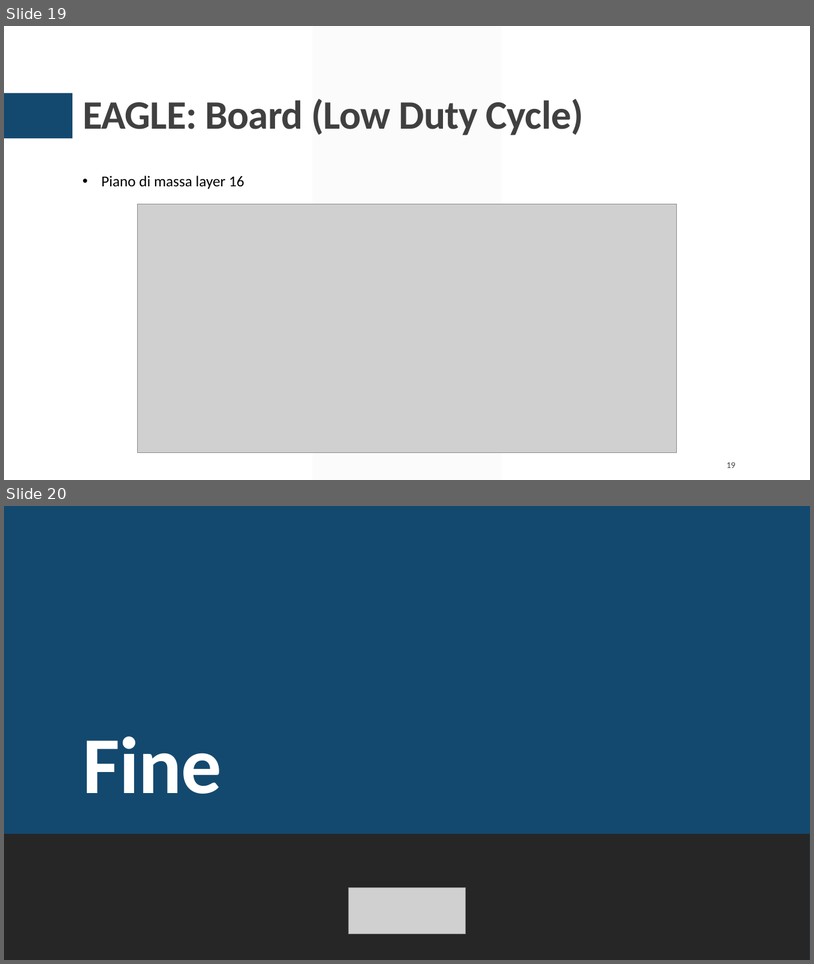
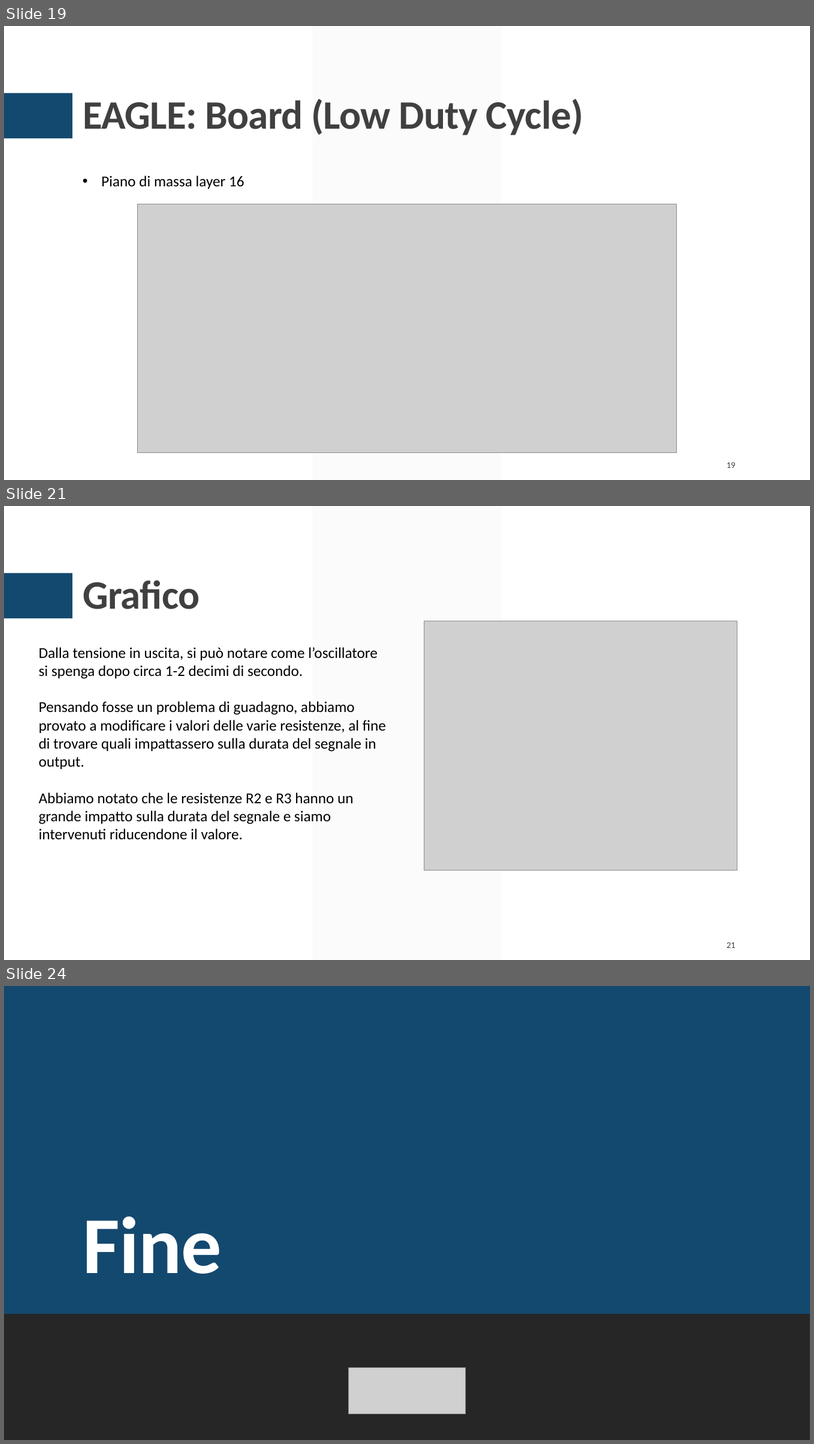
Before and after one commit to greco-salvatore/LTSpice, a slide deck: presentazione/presentazione.pptx. Shown one above the other, each under a label of ours: slides 19 and 20 before the commit, slides 19, 21 and 24 after it; the slides between them are not shown. The pictures are 814x964 and 814x1444 pixels, drawn with LibreOffice and Linux fonts; fonts in the diff are those of the drawing; grey boxes stand for pictures. Boxes give left, top, right and bottom in pixels: in the first picture for what was removed or moved away, otherwise in the second. Text is boxed around its words. In the diff, an @@ line names an element or a change of style, - is before the commit and + after.

```diff
--- a/presentazione/presentazione.pptx
+++ b/presentazione/presentazione.pptx
@@ slide 21 added at bbox=[4, 506, 810, 960], background #FFFFFF; not listed: 2 template elements that a slide beside it also shows @@
@@ title added at bbox=[83, 580, 200, 609], 48 pt, text #404040, bold @@
+Grafico
@@ picture added at bbox=[425, 621, 738, 870] @@
@@ text added at bbox=[39, 647, 386, 840], 18 pt, text #000000 @@
+Dalla tensione in uscita, si può notare come l’oscillatore si spenga dopo circa 1-2 decimi di secondo.
+Pensando fosse un problema di guadagno, abbiamo provato a modificare i valori delle varie resistenze, al fine di trovare quali impattassero sulla durata del segnale in output.
+Abbiamo notato che le resistenze R2 e R3 hanno un grande impatto sulla durata del segnale e siamo intervenuti riducendone il valore.
@@ page number added at bbox=[727, 942, 736, 948], 10.5 pt, text #404040 @@
+21
@@ what was slide 20 is now slide 24 @@
```
Also in this commit, not shown: 1 slide changed, 3 other slides added.
